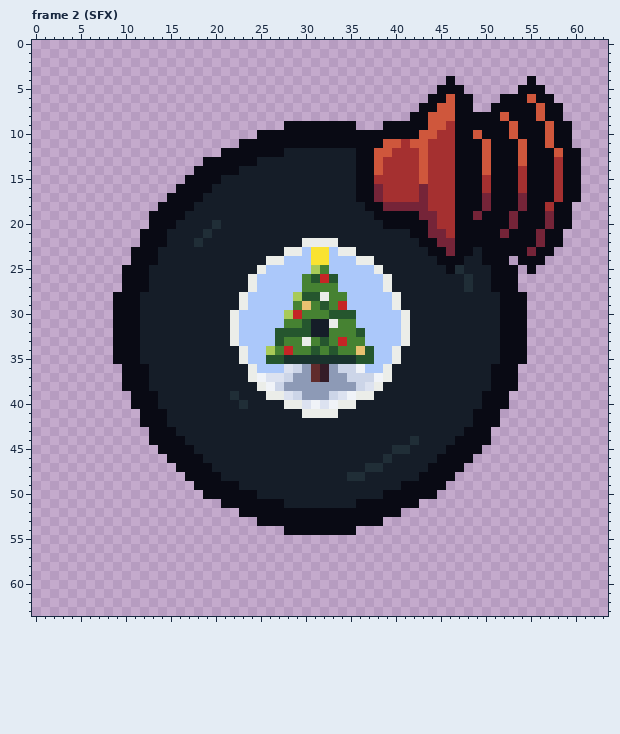
A pixel-art file gets an edit: YetiFree/ChristmasBGM.aseprite. Above is the file before it was changed.
64x64 pixels, 2 frames. Shown: frame 2 (SFX). The commit also changed other frames, which this record leaves out.
The same view after the edit:
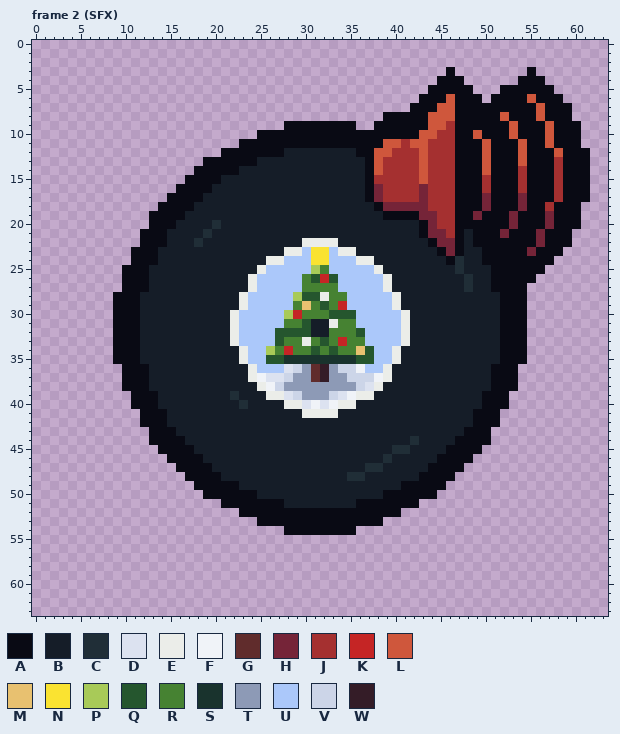
Palette (. is transparent): A #090a14  B #151d28  C #202e37  D #dce2f0  E #ebede9  F #f0f3f8  G #602c2c  H #752438  J #a53030  K #c52525  L #cf573c  M #e8c170  N #fae331  P #a8ca58  Q #25562e  R #468232  S #19332d  T #8d9ab6  U #abc8fa  V #ccd5e8  W #341c27
Log entry: Update item icons to be more consistent
What changed:
--- frame 2 (SFX), layer "ItemType"
@@ x 34..63 @@
  2 ..............................
- 3 ..............................
- 4 ............A........A........
- 5 ...........AAA......AAA.......
- 6 ..........AALAA...AAALAA......
- 7 .........AALLAA..AAAAALAA.....
- 8 ........AALLLAAAAALAAALAA.....
- 9 AA...AAAAALLJAAAAAALAAALAA....
-10 AAAAAAAAALLJJAALAAALAAALAA....
-11 AAAAALLJLLJJJAAALAAALAALAA....
-12 BBAALLJJJLJJJAAALAAALAAALAA...
-13 BBAALJJJJLJJJAAALAAALAAAJAA...
-14 BBAALJJJJLJJJAAALAAAJAAAJAA...
-15 BBAAJJJJJLJJJAAAJAAAJAAAJAA...
-16 BBAAHJJJJHJJJAAAJAAAJAAAJAA...
-17 BBAAHJJJJHJJJAAAHAAAHAAAJAA...
-18 BBBAAHHHHHJJJAAAHAAAHAAJAA....
-19 BBBBAAAAAHHJJAAHAAAHAAAHAA....
-20 BBBBBAAAAAHJJAAAAAAHAAAHAA....
-21 BBBBBBBBAAHHJAAAAAHAAAHAA.....
-22 BBBBBBBBBAAHHAAAAAAAAAHAA.....
-23 EEBBBBBBBBAAHAABAAAAAHAA......
-24 UUEEBBBBBBBAAABBAAA.AAA.......
-25 UUUUEBBBBBBBACBBBAAA.A........
-26 UUUUUEBBBBBBBBCBBAAA..........
-27 UUUUUEBBBBBBBBCBBAAA..........
+ 3 ............A........A........
+ 4 ...........AAA......AAA.......
+ 5 ..........AAAAA...AAAAAA......
+ 6 .........AAALAAA.AAAALAAA.....
+ 7 ........AAALLAAAAAAAAALAAA....
+ 8 .....AAAAALLLAAAAALAAALAAA....
+ 9 AA..AAAAAALLJAAAAAALAAALAAA...
+10 AAAAAAAAALLJJAALAAALAAALAAA...
+11 AAAAALLJLLJJJAAALAAALAALAAA...
+12 BBAALLJJJLJJJAAALAAALAAALAAA..
+13 BBBALJJJJLJJJAAALAAALAAAJAAA..
+14 BBBALJJJJLJJJAAALAAAJAAAJAAA..
+15 BBBAJJJJJLJJJAAAJAAAJAAAJAAA..
+16 BBBAHJJJJHJJJAAAJAAAJAAAJAAA..
+17 BBBAHJJJJHJJJAAAHAAAHAAAJAAA..
+18 BBBBAHHHHHJJJAAAHAAAHAAJAAA...
+19 BBBBBAAAAHHJJAAHAAAHAAAHAAA...
+20 BBBBBBBBBAHJJAAAAAAHAAAHAAA...
+21 BBBBBBBBBAHHJABAAAHAAAHAAA....
+22 BBBBBBBBBBAHHABAAAAAAAHAAA....
+23 EEBBBBBBBBBAHABBAAAAAHAAA.....
+24 UUEEBBBBBBBBACBBAAAAAAAA......
+25 UUUUEBBBBBBBBCBBBAAAAAA.......
+26 UUUUUEBBBBBBBBCBBAAAAA........
+27 UUUUUEBBBBBBBBCBBAAAA.........
 28 RUUUUUEBBBBBBBBBBBAAA.........
